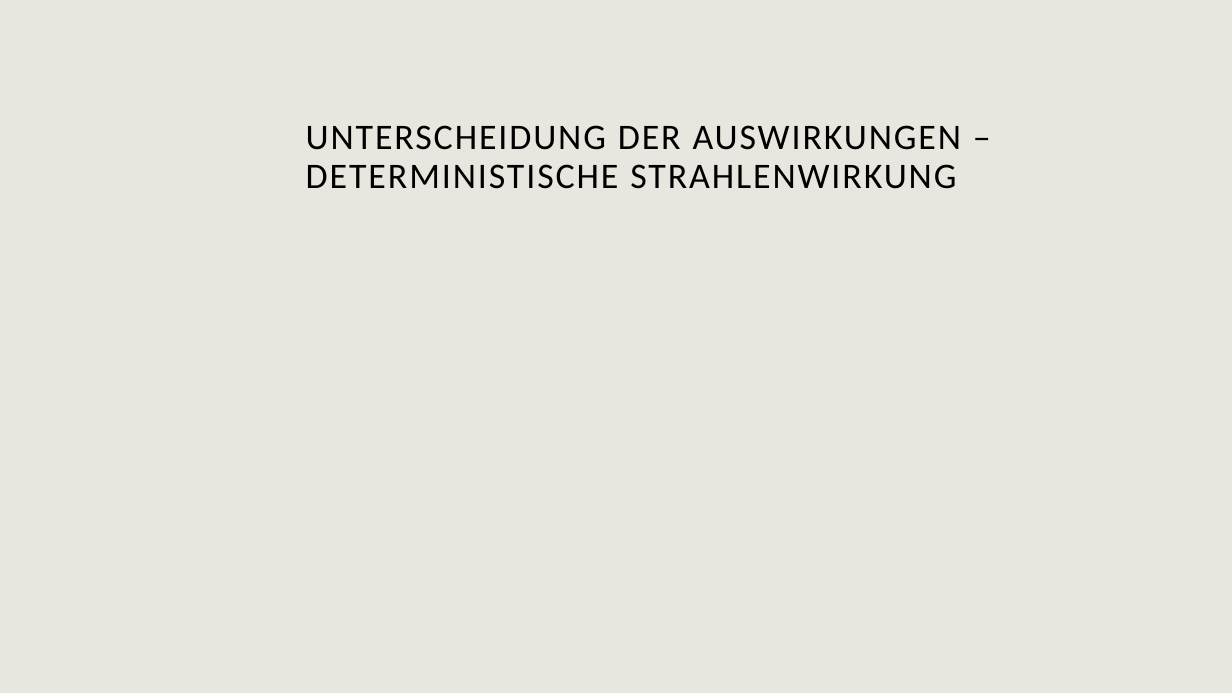
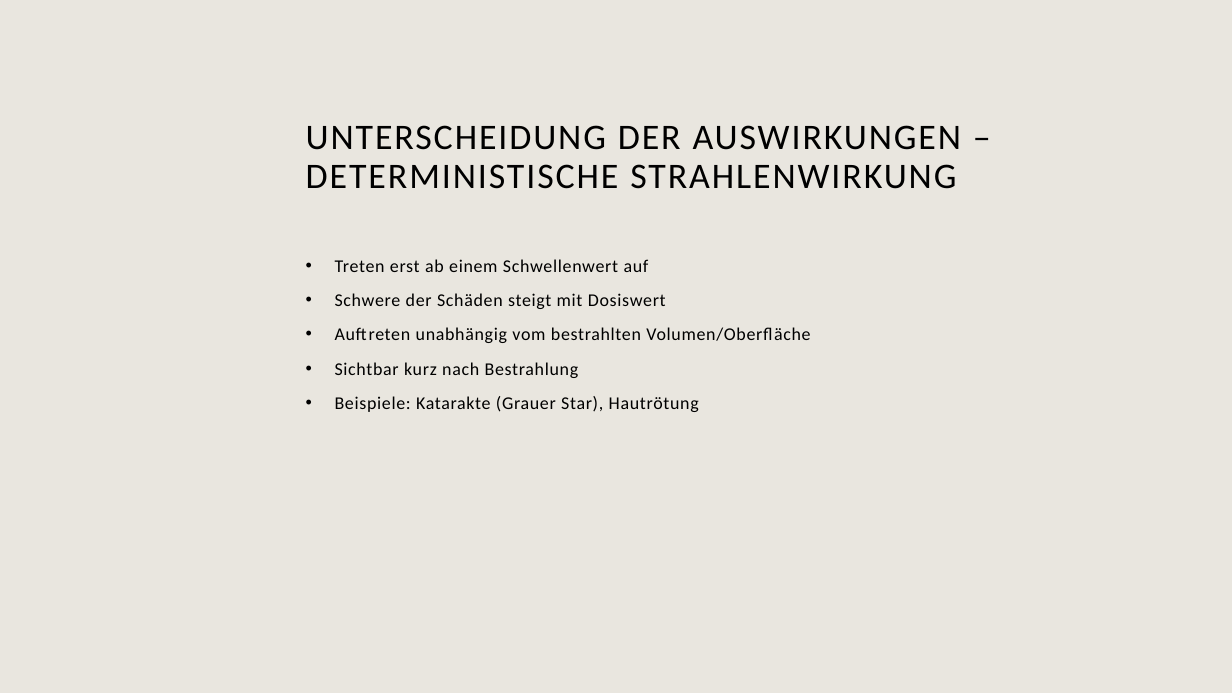
Before and after one commit to Scriptor25/Seminararbeit, a slide deck: slide 17 of Präsentation/Die biologischen Wirkungen radioaktiver Strahlung.pptx. Drawn at 1232x693 pixels with LibreOffice and Linux fonts; fonts in the diff are those of the drawing; background and template pictures are left out. Boxes give left, top, right and bottom in pixels: in the first picture for what was removed or moved away, otherwise in the second. Text is boxed around its words. In the diff, an @@ line names an element or a change of style, - is before the commit and + after.

```diff
--- a/Präsentation/Die biologischen Wirkungen radioaktiver Strahlung.pptx
+++ b/Präsentation/Die biologischen Wirkungen radioaktiver Strahlung.pptx
@@ text added at (x1=335, y1=259, x2=810, y2=412), 14 pt, text #000000 @@
+• Treten erst ab einem Schwellenwert auf
+• Schwere der Schäden steigt mit Dosiswert
+• Auftreten unabhängig vom bestrahlten Volumen/Oberfläche
+• Sichtbar kurz nach Bestrahlung
+• Beispiele: Katarakte (Grauer Star), Hautrötung
```
Also in this commit, not shown: 4 other slides changed, 4 slides added, 2 slides removed.
